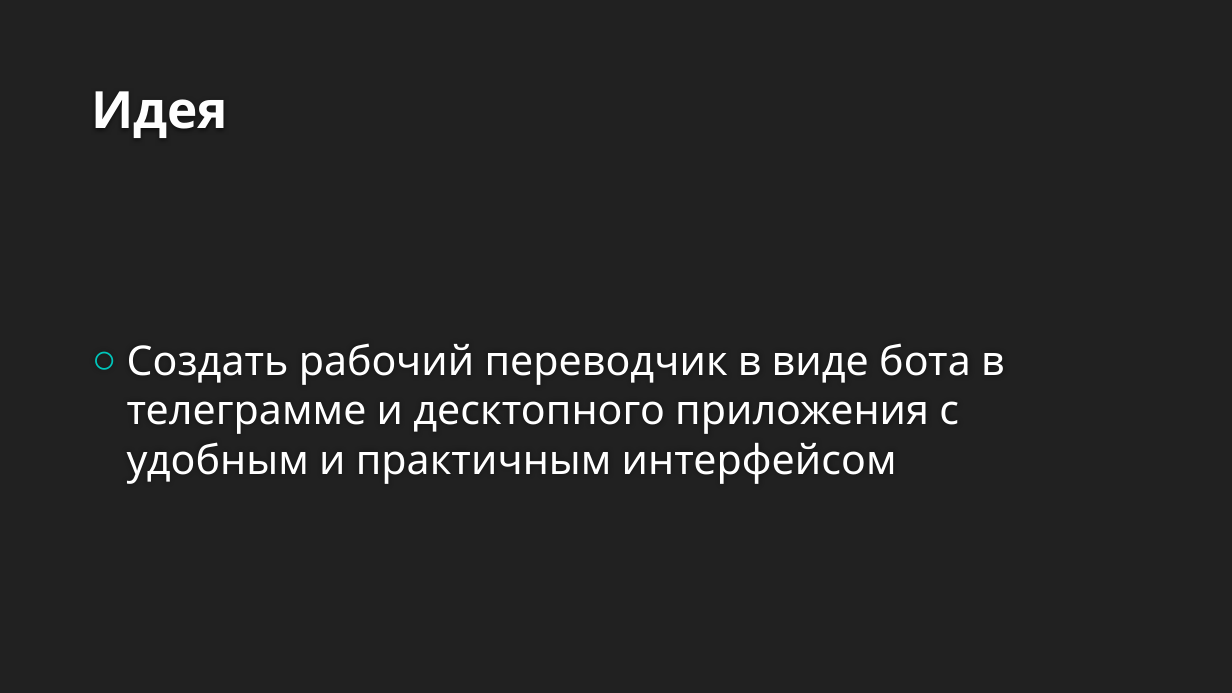
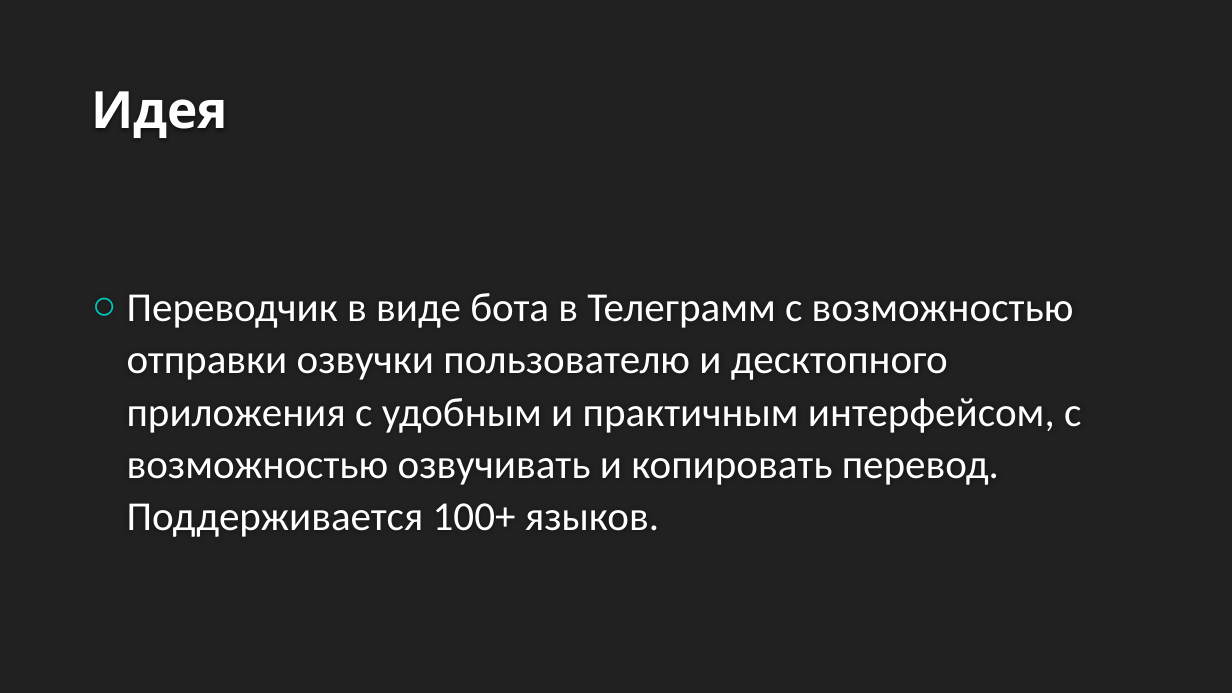
Before and after one commit to EmiAsk/TranslatorSirius, a slide deck: slide 2 of Презентация и записка/Презентация.pptx. Drawn at 1232x693 pixels with LibreOffice and Linux fonts; fonts in the diff are those of the drawing; background and template pictures are left out. Boxes give left, top, right and bottom in pixels: in the first picture for what was removed or moved away, otherwise in the second. Text is boxed around its words. In the diff, an @@ line names an element or a change of style, - is before the commit and + after.

```diff
--- a/Презентация и записка/Презентация.pptx
+++ b/Презентация и записка/Презентация.pptx
@@ text at <box>127,293,1081,537</box>: text changed; font League Spartan to Calibri @@
-○ Создать рабочий переводчик в виде бота в телеграмме и десктопного приложения с удобным и практичным интерфейсом
+○ Переводчик в виде бота в Телеграмм с возможностью отправки озвучки пользователю и десктопного приложения c удобным и практичным интерфейсом, с возможностью озвучивать и копировать перевод. Поддерживается 100+ языков.
```
Also in this commit, not shown: 2 other slides changed, 6 slides added, 2 other files.
